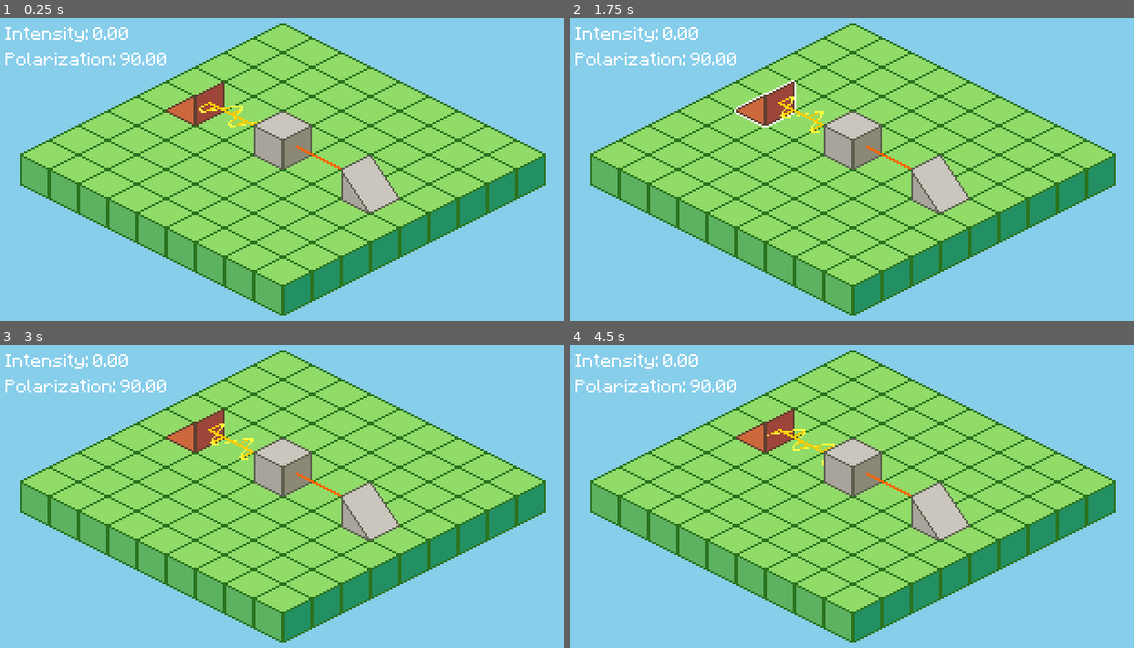
Above: before the commit, frames 1-4 (two rows, left to right).
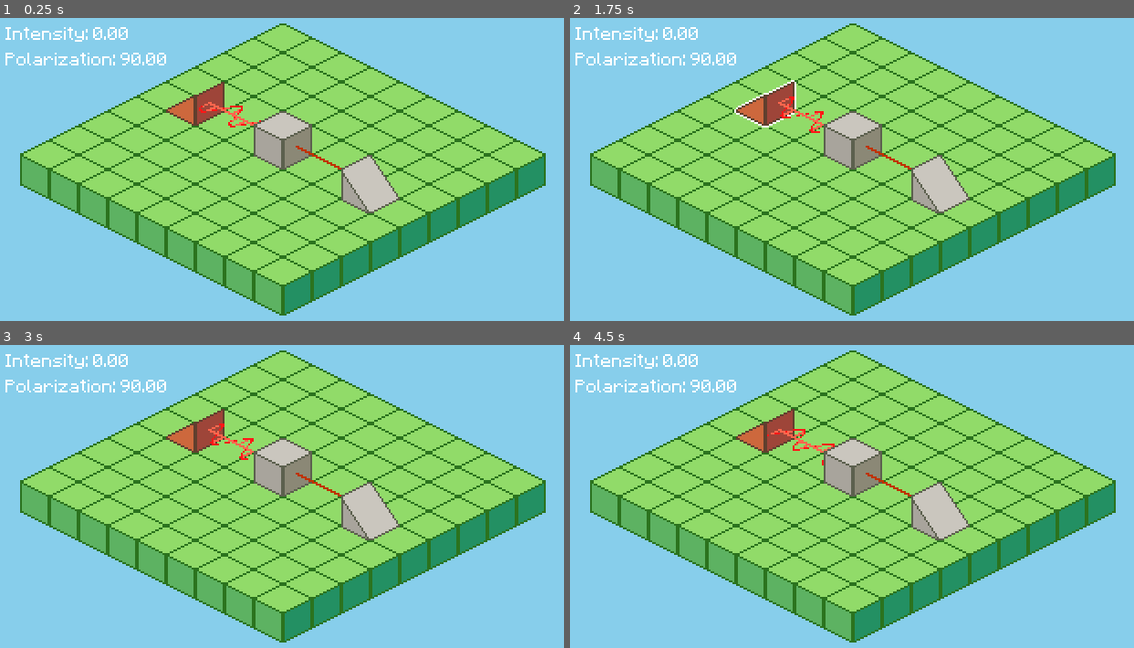
Above: after the commit, the same moments.

Repository: joshmoritty/polarization-puzzle
Game: Godot game, scene res://scenes/game.tscn
Two runs of this game, one before a commit and one after it. Both use one fixed random seed, a clock stepped at 60 frames per second and the inputs below.
Inputs (mouse positions are in pixels of both pictures, inside the frame that each line leads up to):
- Up to frame 1 (0.25 s): no input
- Up to frame 2 (1.75 s): move the mouse to (981, 157) at 0.52 s; click (981, 157) at 0.67 s; drag from (733, 190) to (767, 96) at 1.27 s
- Up to frame 3 (3 s): move the mouse to (344, 426) at 2.02 s; click (344, 426) at 2.17 s; drag from (253, 566) to (282, 466) at 2.77 s
- Up to frame 4 (4.5 s): move the mouse to (1026, 548) at 3.52 s; click (1026, 548) at 3.67 s; drag from (677, 451) to (880, 481) at 4.27 s

The runs differ from the first frame. In frame 1, 0.3% of the frame differs, in the area x 35-61%, y 27-50%; in frame 2, 0.3%, in the area x 36-61%, y 25-50%; in frame 3, 0.3%; in frame 4, 0.3%.

Commit message:
feat: add different light colors

Diff:
--- a/scripts/beam.gd
+++ b/scripts/beam.gd
@@ -64,8 +64,8 @@
 
 	mesh.rotation_degrees.x = data.polar
 	var opacity = 1;
-	var wave_color = lerp(Color(1, 0.5, 0, opacity), Color(1, 1, 0.25, opacity), data.intensity)
-	var axis_color = lerp(Color(1, 0.4, 0, opacity), Color(1, 0.8, 0, opacity), data.intensity)
+	var wave_color = lerp(Color(data.color.min_wave, opacity), Color(data.color.max_wave, opacity), data.intensity)
+	var axis_color = lerp(Color(data.color.min_axis, opacity), Color(data.color.max_axis, opacity), data.intensity)
 	mesh.set_instance_shader_parameter("wave_color", wave_color)
 	mesh.set_instance_shader_parameter("connector_color", axis_color)
 	mesh.set_instance_shader_parameter("axis_color", axis_color)
--- a/scripts/filter.gd
+++ b/scripts/filter.gd
@@ -15,7 +15,7 @@
 		var theta = deg_to_rad(data.polar - polar)
 		var intensity = data.intensity * pow(cos(theta), 2)
 		if not light_out:
-			light_out = LightData.new(dir, intensity, polar)
+			light_out = LightData.new(dir, intensity, polar, data.color)
 		else:
 			light_out.intensity += intensity
 
--- /dev/null
+++ b/scripts/light_color.gd
@@ -0,0 +1,32 @@
+class_name LightColor
+
+enum LightColorEnum {RED, YELLOW, GREEN, BLUE, PURPLE}
+
+static var RED = new(Color(0.4, 0, 0), Color(1, 0.1, 0.1), Color(0.75, 0.2, 0), Color(1, 0.4, 0.3))
+static var YELLOW = new(Color(1, 0.5, 0), Color(1, 1, 0.25), Color(1, 0.6, 0), Color(1, 0.8, 0))
+static var GREEN = new(Color(0, 0.25, 0), Color(0, 0.6, 0), Color(0, 0.4, 0), Color(0.2, 0.75, 0))
+static var BLUE = new(Color(0, 0, 0.4), Color(0.2, 0.2, 1), Color(0, 0.3, 0.75), Color(0.2, 0.6, 1))
+static var PURPLE = new(Color(0.3, 0, 0.3), Color(0.8, 0, 0.8), Color(0.5, 0, 0.5), Color(1, 0.3, 1))
+
+var min_wave: Color
+var max_wave: Color
+var min_axis: Color
+var max_axis: Color
+
+func _init(p_min_wave: Color, p_max_wave: Color, p_min_axis: Color, p_max_axis: Color):
+	min_wave = p_min_wave
+	max_wave = p_max_wave
+	min_axis = p_min_axis
+	max_axis = p_max_axis
+
+static func from_enum(e: LightColorEnum):
+	if e == LightColorEnum.RED:
+		return RED
+	if e == LightColorEnum.YELLOW:
+		return YELLOW
+	if e == LightColorEnum.GREEN:
+		return GREEN
+	if e == LightColorEnum.BLUE:
+		return BLUE
+	if e == LightColorEnum.PURPLE:
+		return PURPLE
--- a/scripts/light_data.gd
+++ b/scripts/light_data.gd
@@ -5,11 +5,13 @@
 var dir: Dir
 var intensity: float
 var polar: int
+var color: LightColor
 
-func _init(p_dir: Dir, p_intensity: float, p_polar: int):
+func _init(p_dir: Dir, p_intensity: float, p_polar: int, p_color: LightColor):
 	dir = p_dir
 	intensity = p_intensity
 	polar = p_polar
+	color = p_color
 
 func dir_to_string() -> String:
 	match dir:
@@ -24,6 +26,8 @@
 		_:
 			return str(dir)
 
+
+
 func format_readout() -> String:
 	var lines: Array[String] = []
 	lines.append("Direction: %s" % dir_to_string())
--- a/scripts/source.gd
+++ b/scripts/source.gd
@@ -4,6 +4,7 @@
 @export var dir: LightData.Dir
 @export var intensity: int
 @export var polar: int
+@export var color: LightColor.LightColorEnum
 
 func _process_light():
-	return [LightData.new(dir, intensity, polar)]
+	return [LightData.new(dir, intensity, polar, LightColor.from_enum(color))]
Not shown, added: scripts/light_color.gd.uid
